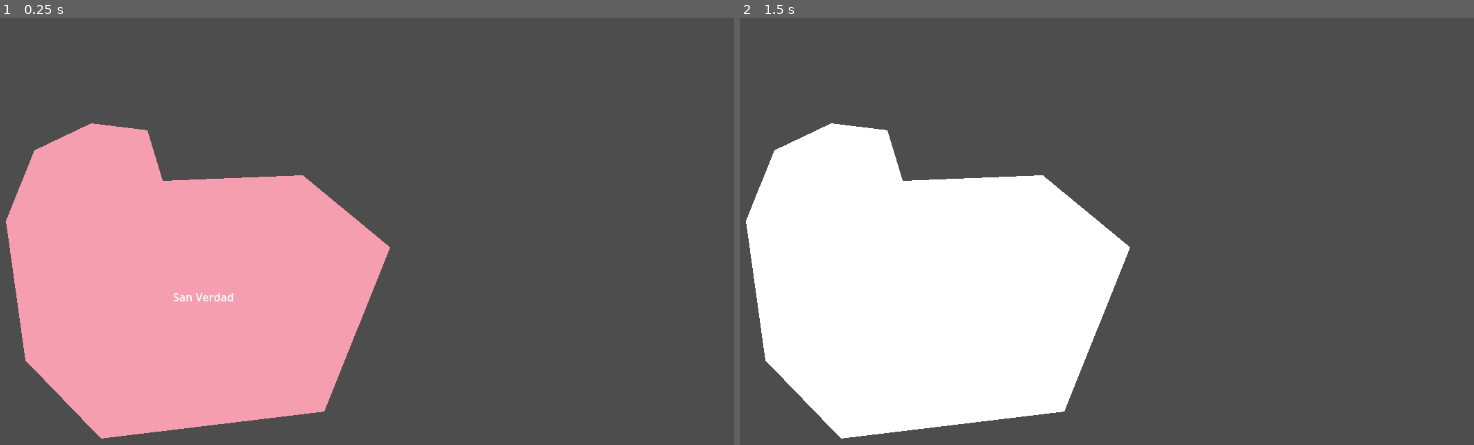
Above: before the commit, frames 1-2 (left to right).
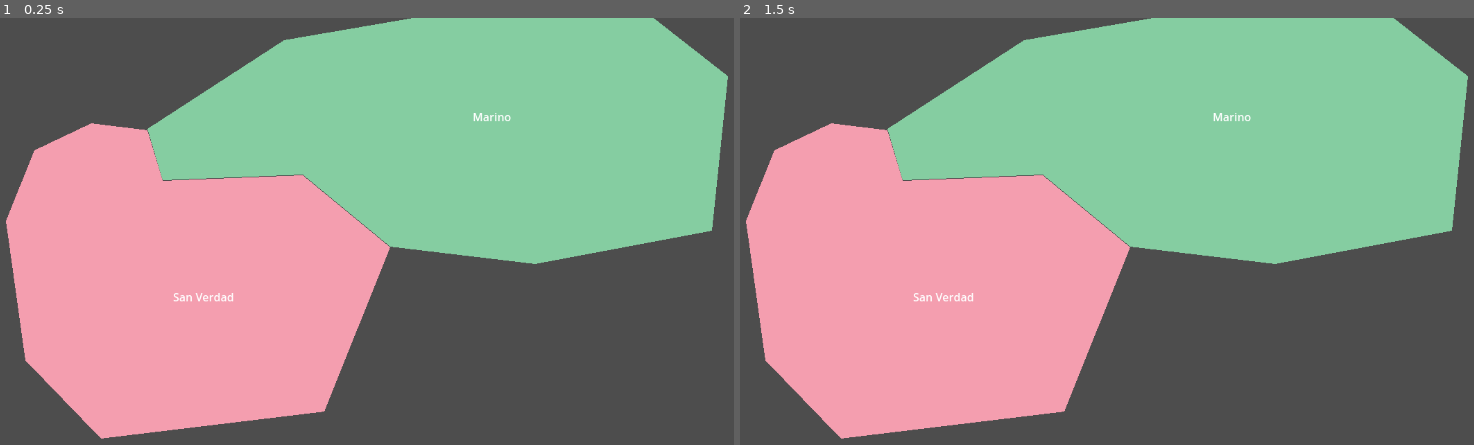
Above: after the commit, the same moments.

Repository: Nordtwig/of-war-and-profit
Game: Godot game, scene res://main.tscn
The game is run twice, just before and just after one commit, with the same random seed, the same clock (stepped at 60 frames per second) and the same inputs.
Inputs (mouse positions are in pixels of both pictures, inside the frame that each line leads up to):
- Up to frame 1 (0.25 s): no input
- Up to frame 2 (1.5 s): tap Enter at 0.5 s; move the mouse to (923, 295) at 0.52 s; tap Space at 1.25 s; move the mouse to (967, 265) at 1.27 s

The runs differ from the first frame. In frame 1, 34% of the frame differs, in the area x 20-100%, y 0-58%; in frame 2, 61%, in the area x 0-100%, y 0-99%.

Commit message:
add province scene and marino province

Diff:
--- a/main.tscn
+++ b/main.tscn
@@ -1,27 +1,31 @@
 [gd_scene load_steps=2 format=3 uid="uid://b86dsc33vfjq7"]
 
-[ext_resource type="Script" path="res://Region.gd" id="1_ym5at"]
+[ext_resource type="PackedScene" uid="uid://3c4jmh1evowq" path="res://province.tscn" id="1_7xi1l"]
 
 [node name="Main" type="Node2D"]
 
-[node name="Province" type="Polygon2D" parent="."]
-position = Vector2(463, 394)
-color = Color(0.960784, 0.619608, 0.690196, 1)
-offset = Vector2(-459, -255)
-polygon = PackedVector2Array(60, 52, 19, 154, 47, 355, 156, 468, 478, 429, 573, 192, 447, 88, 245, 96, 223, 23, 142, 13)
-script = ExtResource("1_ym5at")
+[node name="Province" parent="." instance=ExtResource("1_7xi1l")]
 
-[node name="Area2D" type="Area2D" parent="Province"]
-position = Vector2(-179, 7)
+[node name="Area2D" parent="Province" index="0"]
+visible = false
 
-[node name="CollisionPolygon2D" type="CollisionPolygon2D" parent="Province/Area2D"]
-position = Vector2(-280, -262)
-polygon = PackedVector2Array(60, 52, 19, 154, 47, 355, 156, 468, 478, 429, 573, 192, 447, 88, 245, 96, 223, 23, 142, 13)
+[node name="Province2" parent="." instance=ExtResource("1_7xi1l")]
+position = Vector2(995, 228)
+color = Color(0.52549, 0.807843, 0.631373, 1)
+polygon = PackedVector2Array(-112, 59, -309, 187, -287, 261, -85, 253, 41, 357, 250, 382, 505, 334, 528, 111, 408, 17, 144, 15)
 
-[node name="Label" type="Label" parent="Province"]
-offset_left = -199.0
-offset_top = -3.0
-offset_right = -159.0
-offset_bottom = 20.0
-size_flags_horizontal = 0
-text = "San Verdad"
+[node name="Area2D" parent="Province2" index="0"]
+visible = false
+
+[node name="CollisionPolygon2D" parent="Province2/Area2D" index="0"]
+polygon = PackedVector2Array(-112, 59, -309, 187, -287, 261, -85, 253, 41, 357, 250, 382, 505, 334, 528, 111, 408, 17, 144, 15)
+
+[node name="Label" parent="Province2" index="1"]
+offset_left = -299.0
+offset_top = -97.0
+offset_right = -211.0
+offset_bottom = -74.0
+text = "Marino"
+
+[editable path="Province"]
+[editable path="Province2"]
--- /dev/null
+++ b/province.tscn
@@ -0,0 +1,25 @@
+[gd_scene load_steps=2 format=3 uid="uid://3c4jmh1evowq"]
+
+[ext_resource type="Script" path="res://Region.gd" id="1_akmd1"]
+
+[node name="Province" type="Polygon2D"]
+position = Vector2(463, 394)
+color = Color(0.960784, 0.619608, 0.690196, 1)
+offset = Vector2(-459, -255)
+polygon = PackedVector2Array(60, 52, 19, 154, 47, 355, 156, 468, 478, 429, 573, 192, 447, 88, 245, 96, 223, 23, 142, 13)
+script = ExtResource("1_akmd1")
+
+[node name="Area2D" type="Area2D" parent="."]
+position = Vector2(-179, 7)
+
+[node name="CollisionPolygon2D" type="CollisionPolygon2D" parent="Area2D"]
+position = Vector2(-280, -262)
+polygon = PackedVector2Array(60, 52, 19, 154, 47, 355, 156, 468, 478, 429, 573, 192, 447, 88, 245, 96, 223, 23, 142, 13)
+
+[node name="Label" type="Label" parent="."]
+offset_left = -199.0
+offset_top = -3.0
+offset_right = -159.0
+offset_bottom = 20.0
+size_flags_horizontal = 0
+text = "San Verdad"
